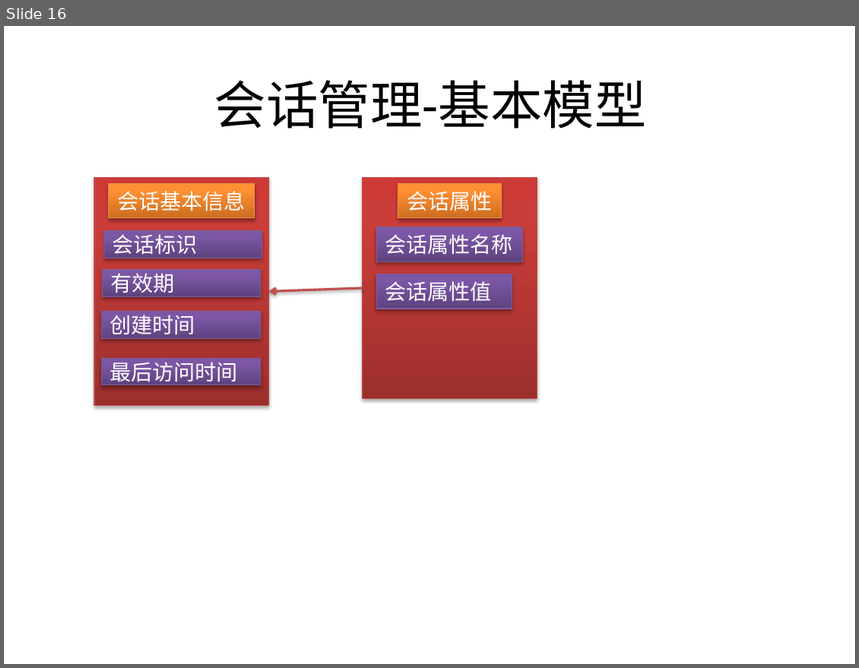
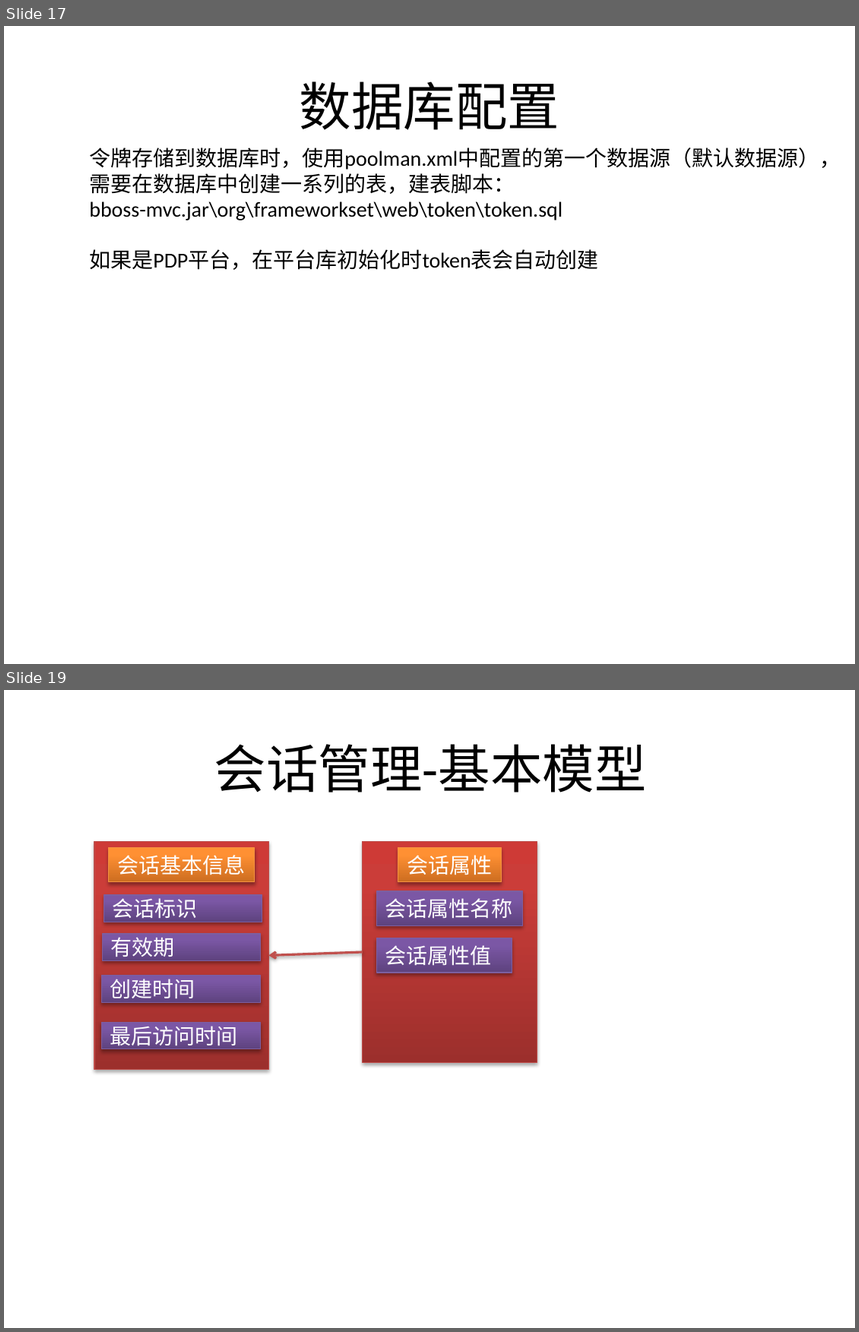
Before and after one commit to bbossgroups/bboss, a slide deck: 文档/令牌管理.pptx. Shown one above the other, each under a label of ours: slide 16 before the commit, slides 17 and 19 after it; the slides between them are not shown. The pictures are 859x668 and 859x1332 pixels, drawn with LibreOffice and Linux fonts; fonts in the diff are those of the drawing. Boxes give left, top, right and bottom in pixels: in the first picture for what was removed or moved away, otherwise in the second. Text is boxed around its words. In the diff, an @@ line names an element or a change of style, - is before the commit and + after.

```diff
--- a/文档/令牌管理.pptx
+++ b/文档/令牌管理.pptx
@@ slide 17 added at (4, 26, 855, 664), background #FFFFFF @@
@@ title added at (300, 81, 560, 130), 44 pt, text #000000 @@
+数据库配置
@@ text added at (89, 148, 841, 270), 18 pt, text #000000 @@
+令牌存储到数据库时，使用poolman.xml中配置的第一个数据源（默认数据源），
+需要在数据库中创建一系列的表，建表脚本：
+bboss-mvc.jar\org\frameworkset\web\token\token.sql
+如果是PDP平台，在平台库初始化时token表会自动创建
@@ what was slide 16 is now slide 19 @@
```
Also in this commit, not shown: 1 slide changed, 2 other slides added, 16 other files.
